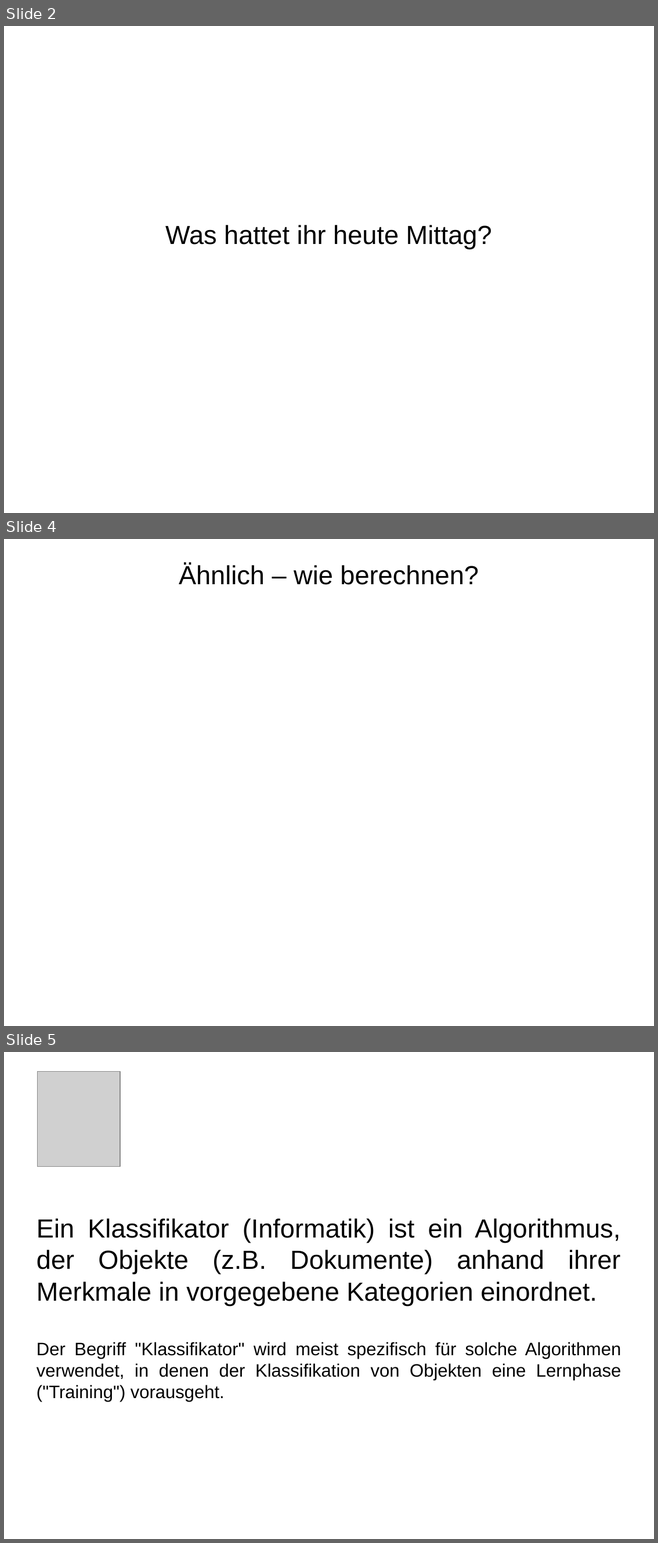
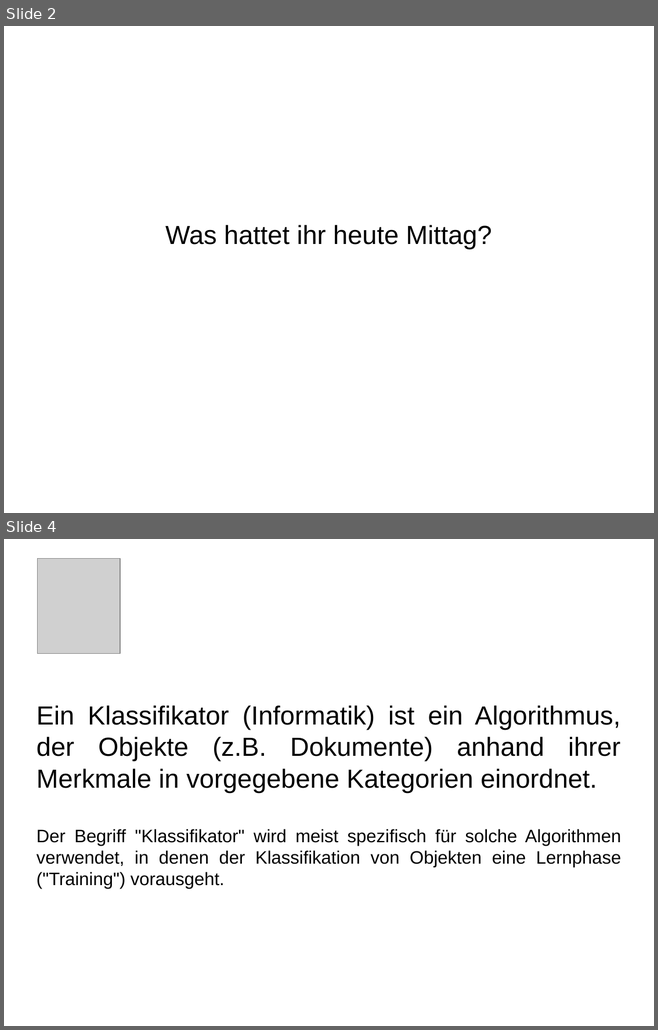
Before and after one commit to nitram509/preZENtations, a slide deck: vector-space-classification/sketch.odp. Shown one above the other, each under a label of ours: slides 2, 4 and 5 before the commit, slides 2 and 4 after it; the slides between them are not shown. The pictures are 658x1543 and 658x1030 pixels, drawn with LibreOffice and Linux fonts; fonts in the diff are those of the drawing; grey boxes stand for pictures. Boxes give left, top, right and bottom in pixels: in the first picture for what was removed or moved away, otherwise in the second. Text is boxed around its words. In the diff, an @@ line names an element or a change of style, - is before the commit and + after.

```diff
--- a/vector-space-classification/sketch.odp
+++ b/vector-space-classification/sketch.odp
@@ slide 4 removed at <box>4,539,654,1026</box>, background #FFFFFF @@
@@ subtitle removed at <box>179,564,478,585</box> @@
-Ähnlich – wie berechnen?
@@ what was slide 5 is now slide 4 @@
```
Also in this commit, not shown: 4 slides changed, 1 slide added, 1 other slide removed, 5 other files.
